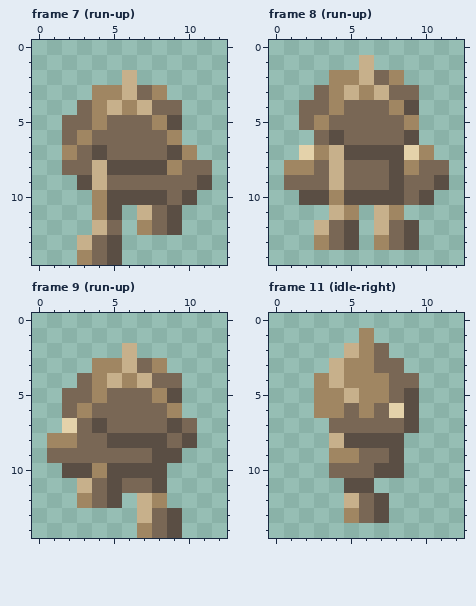
Pixel-art file, stored at data/sprites/body/body-earth.aseprite. Above: the version before the commit.
13x15 pixels, 31 frames. Shown: frame 7 (run-up), frame 8 (run-up), frame 9 (run-up), frame 11 (idle-right). The commit also changed other frames, which this record leaves out.
New version:
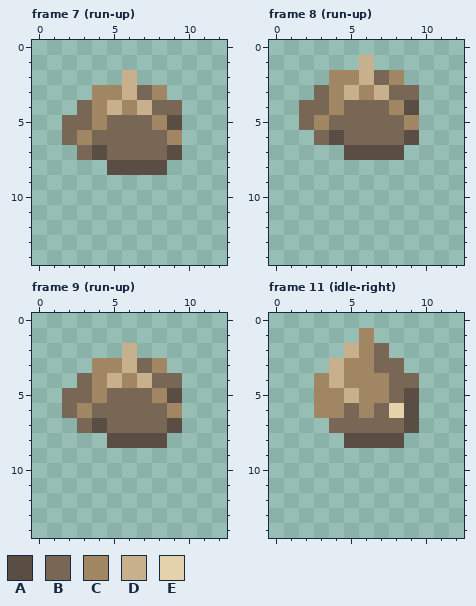
Palette (. is transparent): A #5a4e44  B #796755  C #a08662  D #c7b08b  E #e4d2aa
Difference:
{"change": "layer \"legs\" now hidden"}
{"change": "layer \"torso\" now hidden"}
{"change": "layer \"arms\" now hidden"}
{"where": "frame 7 (run-up)"}
{"frame":7,"y":7,"x":2,"old":"C","new":"."}
{"frame":7,"y":7,"x":10,"old":"C","new":"."}
{"frame":7,"y":8,"x":2,"old":"BBD","new":"..."}
{"frame":7,"y":8,"x":9,"old":"CBB","new":"..."}
{"frame":7,"y":9,"x":3,"old":"ADBBBBBBA","new":"........."}
{"frame":7,"y":10,"x":4,"old":"CAAAABA","new":"......."}
{"frame":7,"y":11,"x":4,"old":"CA","new":".."}
{"frame":7,"y":11,"x":7,"old":"DBA","new":"..."}
{"frame":7,"y":12,"x":4,"old":"DB","new":".."}
{"frame":7,"y":12,"x":7,"old":"CBA","new":"..."}
{"frame":7,"y":13,"x":3,"old":"DBA","new":"..."}
{"frame":7,"y":14,"x":3,"old":"CBA","new":"..."}
{"where": "frame 8 (run-up)"}
{"frame":8,"y":7,"x":2,"old":"ECD","new":"..."}
{"frame":8,"y":7,"x":9,"old":"EC","new":".."}
{"frame":8,"y":8,"x":1,"old":"CCBDBBBACBB","new":"..........."}
{"frame":8,"y":9,"x":1,"old":"BBBDBBBABBA","new":"..........."}
{"frame":8,"y":10,"x":2,"old":"AACAAAABA","new":"........."}
{"frame":8,"y":11,"x":4,"old":"DC","new":".."}
{"frame":8,"y":11,"x":7,"old":"DC","new":".."}
{"frame":8,"y":12,"x":3,"old":"DBA","new":"..."}
{"frame":8,"y":12,"x":7,"old":"DBA","new":"..."}
{"frame":8,"y":13,"x":3,"old":"CBA","new":"..."}
{"frame":8,"y":13,"x":7,"old":"CBA","new":"..."}
{"where": "frame 9 (run-up)"}
{"frame":9,"y":7,"x":2,"old":"E","new":"."}
{"frame":9,"y":7,"x":10,"old":"B","new":"."}
{"frame":9,"y":8,"x":1,"old":"CCBB","new":"...."}
{"frame":9,"y":8,"x":9,"old":"BA","new":".."}
{"frame":9,"y":9,"x":1,"old":"BBBBBBBAA","new":"........."}
{"frame":9,"y":10,"x":2,"old":"AACAAAA","new":"......."}
{"frame":9,"y":11,"x":3,"old":"DBABBA","new":"......"}
{"frame":9,"y":12,"x":3,"old":"CBA","new":"..."}
{"frame":9,"y":12,"x":7,"old":"DC","new":".."}
{"frame":9,"y":13,"x":7,"old":"DBA","new":"..."}
{"frame":9,"y":14,"x":7,"old":"CBA","new":"..."}
{"where": "frame 11 (idle-right)"}
{"frame":11,"y":8,"x":4,"old":"D","new":"."}
{"frame":11,"y":9,"x":4,"old":"CCBBA","new":"....."}
{"frame":11,"y":10,"x":4,"old":"BBBAA","new":"....."}
{"frame":11,"y":11,"x":5,"old":"AA","new":".."}
{"frame":11,"y":12,"x":5,"old":"DBA","new":"..."}
{"frame":11,"y":13,"x":5,"old":"CBA","new":"..."}
